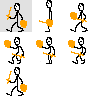
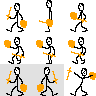
Before/after of a 96 x 96 layered artwork. What changed in the layer stack:
renamed "Copie de MarcheG" to "Hurt", painted on it over <box>6,67,96,96</box>
added layer "WallJump" above "Jump" over <box>32,64,64,96</box>
added layer "Jump" above "BouclierD" over <box>0,64,32,96</box>
painted on "MarcheG" over <box>0,0,32,32</box>
